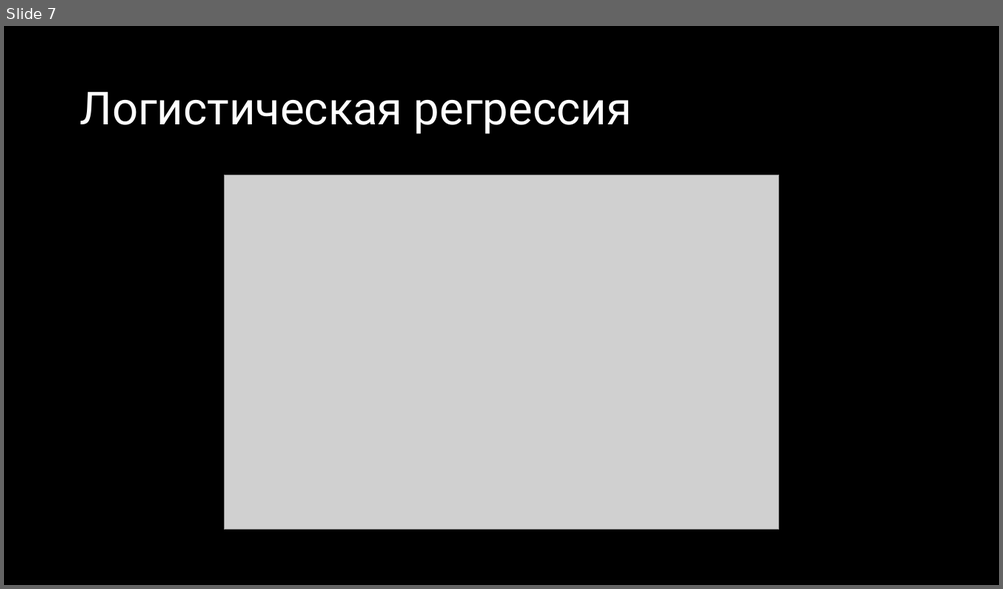
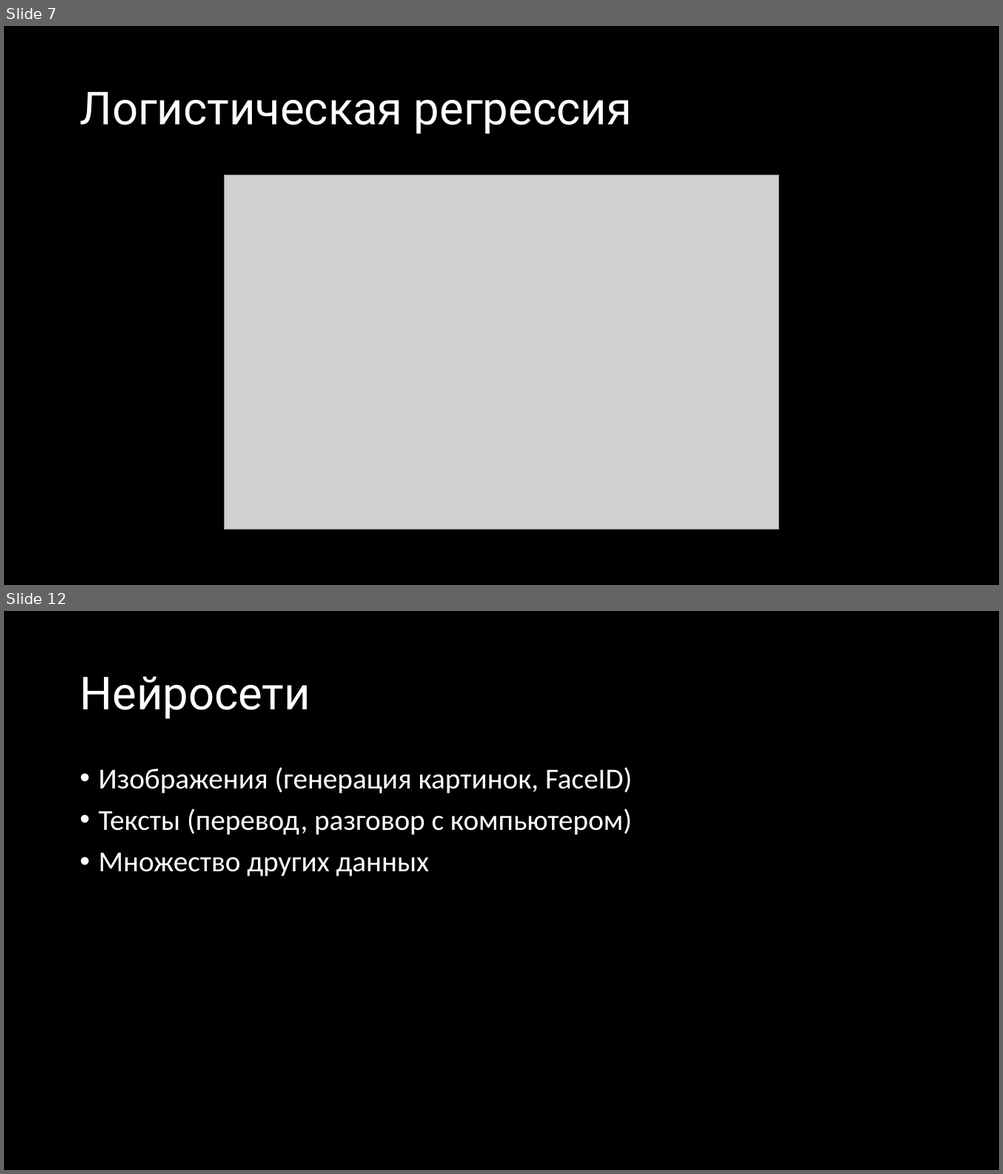
Before and after one commit to tolltech/it-curse, a slide deck: ai_classification/classification.pptx. Shown one above the other, each under a label of ours: slide 7 before the commit, slides 7 and 12 after it; the slides between them are not shown. The pictures are 1003x589 and 1003x1174 pixels, drawn with LibreOffice and Linux fonts; fonts in the diff are those of the drawing; grey boxes stand for pictures. Boxes give left, top, right and bottom in pixels: in the first picture for what was removed or moved away, otherwise in the second. Text is boxed around its words. In the diff, an @@ line names an element or a change of style, - is before the commit and + after.

```diff
--- a/ai_classification/classification.pptx
+++ b/ai_classification/classification.pptx
@@ slide 12 added at [4,611,999,1170], background #000000 @@
@@ title added at [79,676,310,719], 44 pt, text #FFFFFF @@
+Нейросети
@@ text added at [99,767,632,877], 28 pt, text #FFFFFF @@
+• Изображения (генерация картинок, FaceID)
+• Тексты (перевод, разговор с компьютером)
+• Множество других данных
```
Also in this commit, not shown: 2 slides changed, 18 other slides added, 2 other files.
